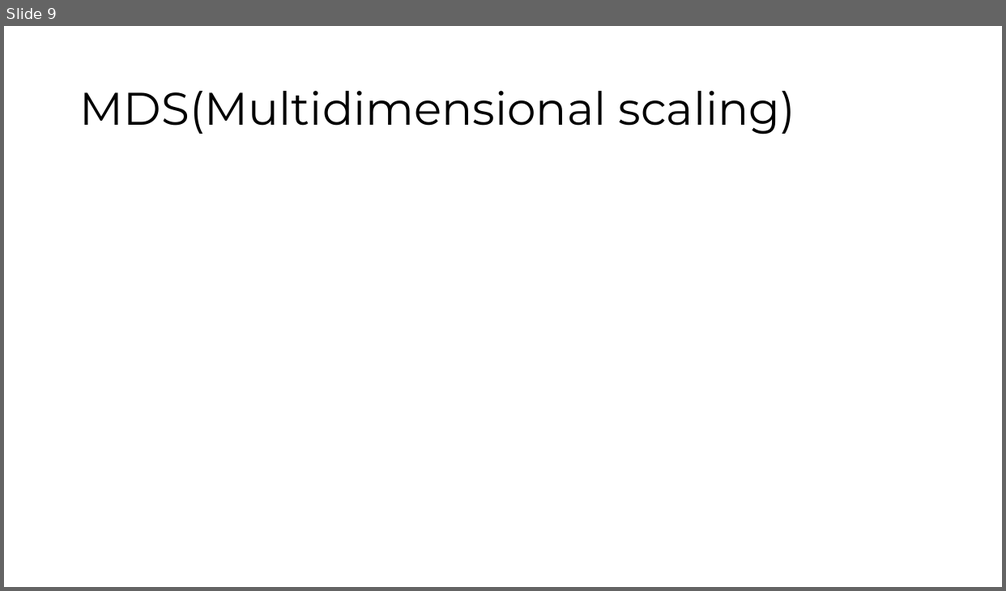
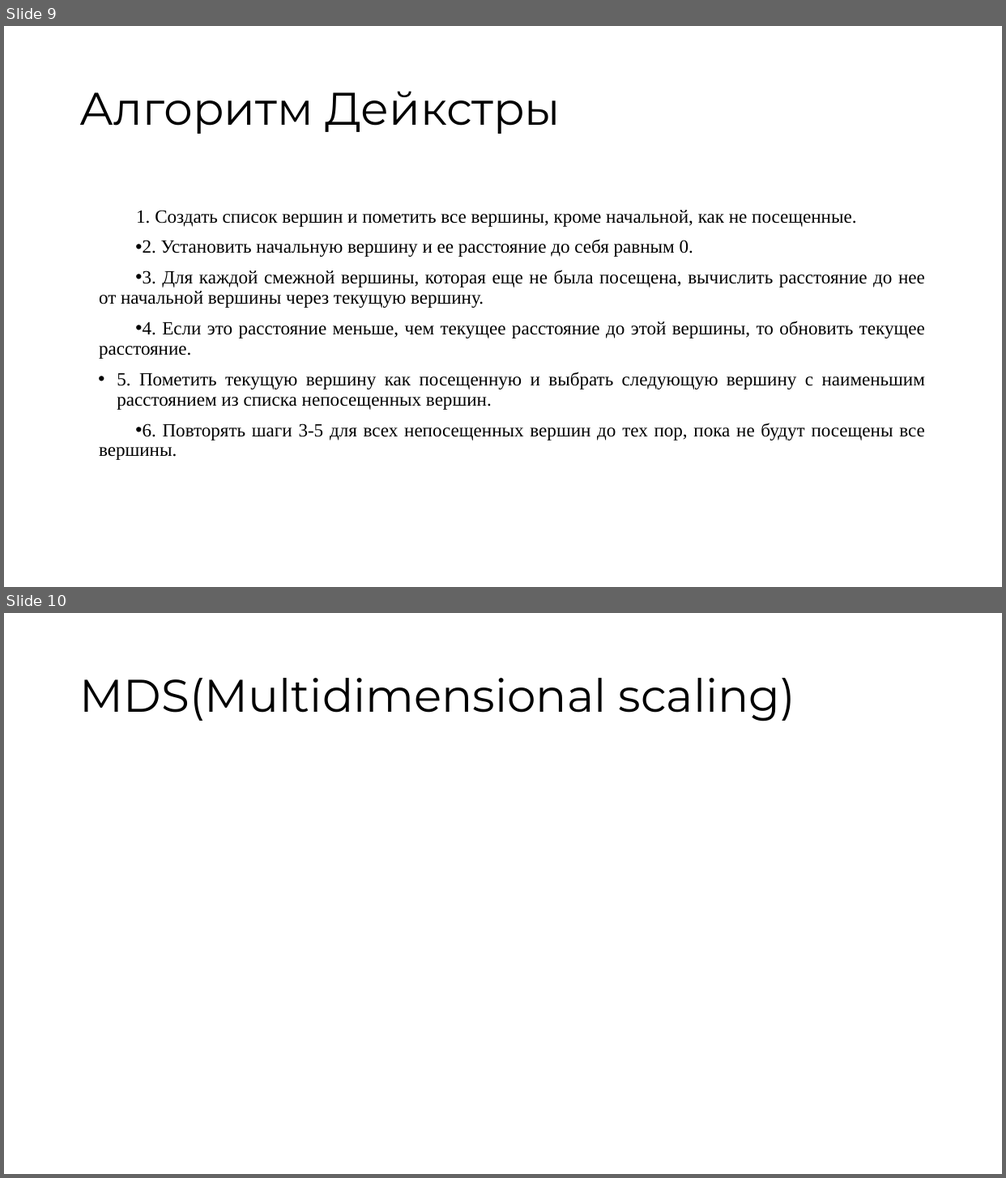
Before and after one commit to Zorinal/data-reduction, a slide deck: Методы редукции данных.pptx. Shown one above the other, each under a label of ours: slide 9 before the commit, slides 9 and 10 after it. The pictures are 1006x591 and 1006x1178 pixels, drawn with LibreOffice and Linux fonts; fonts in the diff are those of the drawing; grey boxes stand for pictures; background and template pictures are left out. Boxes give left, top, right and bottom in pixels: in the first picture for what was removed or moved away, otherwise in the second. Text is boxed around its words. In the diff, an @@ line names an element or a change of style, - is before the commit and + after.

```diff
--- a/Методы редукции данных.pptx
+++ b/Методы редукции данных.pptx
@@ slide 9 added at (x1=4, y1=26, x2=1002, y2=587), background picture (left out) @@
@@ title added at (x1=80, y1=91, x2=561, y2=134), 44 pt, text #000000 @@
+Алгоритм Дейкстры
@@ text added at (x1=99, y1=210, x2=925, y2=460), 18 pt, text #000000 @@
+  1. Создать список вершин и пометить все вершины, кроме начальной, как не посещенные.
+• 2. Установить начальную вершину и ее расстояние до себя равным 0.
+• 3. Для каждой смежной вершины, которая еще не была посещена, вычислить расстояние до нее от начальной вершины через текущую вершину.
+• 4. Если это расстояние меньше, чем текущее расстояние до этой вершины, то обновить текущее расстояние.
+• 5. Пометить текущую вершину как посещенную и выбрать следующую вершину с наименьшим расстоянием из списка непосещенных вершин.
+• 6. Повторять шаги 3-5 для всех непосещенных вершин до тех пор, пока не будут посещены все вершины.
@@ what was slide 9 is now slide 10 @@
```
Also in this commit, not shown: 1 slide changed, 2 other slides added, 2 slides removed.
